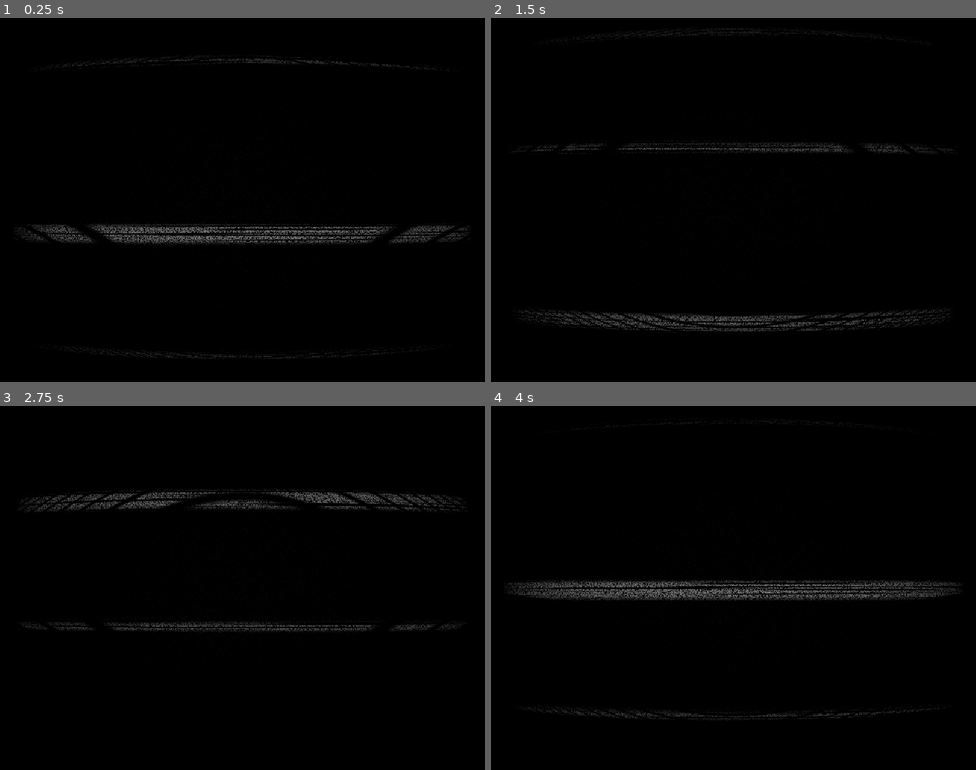
Above: before the commit, frames 1-4 (two rows, left to right).
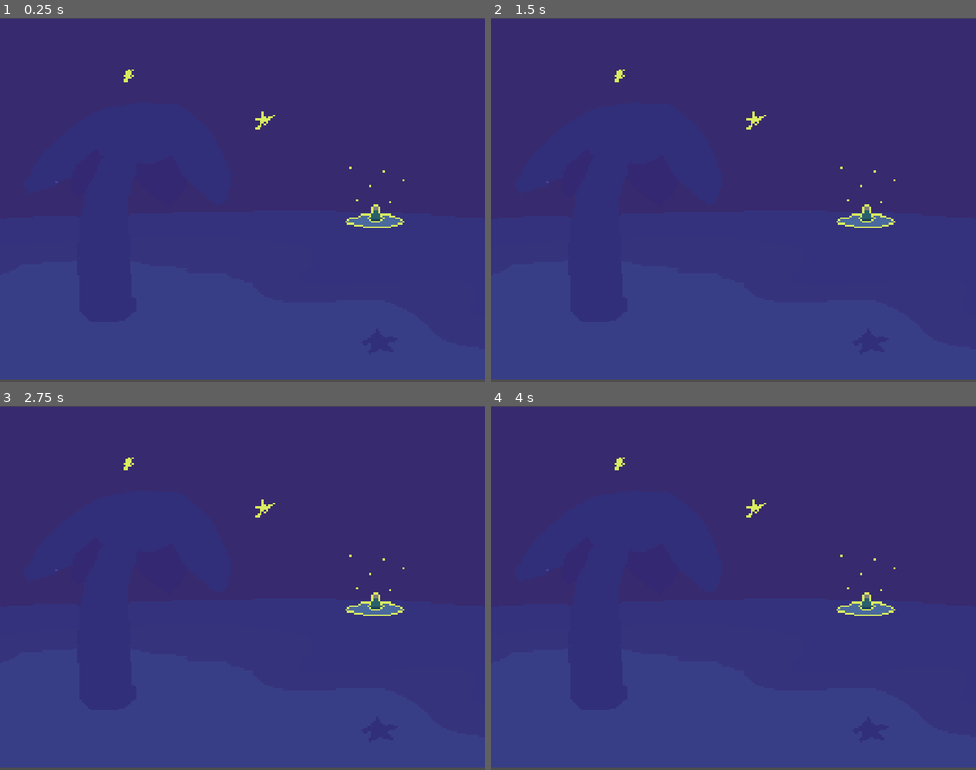
Above: after the commit, the same moments.

Repository: comma-elsewhere/bottled-up
Game: Godot game, scene res://scenes/levels/main_menu.tscn
Two runs of this game, one before a commit and one after it. Both use one fixed random seed, a clock stepped at 60 frames per second and the inputs below. Before the commit the project starts from res://scenes/levels/main.tscn. A sky picture missing from this copy of the repository is replaced by a grey-blue gradient.
Inputs (mouse positions are in pixels of both pictures, inside the frame that each line leads up to):
- Up to frame 1 (0.25 s): no input
- Up to frame 2 (1.5 s): move the mouse to (757, 200) at 0.52 s; hold W (forward) from 0.53 s (still down); tap E (interact) at 0.6 s; tap Space (jump) at 0.77 s; move the mouse to (709, 200) at 1.27 s; tap Shift (sprint) at 1.35 s
- Up to frame 3 (2.75 s): keep holding W (forward); tap Space (jump) at 1.52 s; move the mouse to (252, 580) at 2.02 s; tap E (interact) at 2.1 s
- Up to frame 4 (4 s): keep holding W (forward); move the mouse to (728, 595) at 2.77 s; tap Shift (sprint) at 2.85 s; tap Space (jump) at 3.02, 3.77 s; move the mouse to (767, 591) at 3.52 s; tap E (interact) at 3.6 s

The runs differ from the first frame. In frame 1, 100% of the frame differs, in the area x 0-100%, y 0-100%; in frame 2, 100%; in frame 3, 100%; in frame 4, 100%.

Commit message:
initial menu interface

Diff:
--- a/project.godot
+++ b/project.godot
@@ -11,7 +11,7 @@
 [application]
 
 config/name="Bottled Up"
-run/main_scene="uid://burhuv7o64fhi"
+run/main_scene="uid://dqw0jykn1k8dm"
 config/features=PackedStringArray("4.5", "Forward Plus")
 config/icon="res://icon.svg"
 
@@ -89,3 +89,8 @@
 "events": [Object(InputEventKey,"resource_local_to_scene":false,"resource_name":"","device":-1,"window_id":0,"alt_press …(195 unchanged characters)…
 ]
 }
+exit_game={
+"deadzone": 0.2,
+"events": [Object(InputEventKey,"resource_local_to_scene":false,"resource_name":"","device":-1,"window_id":0,"alt_pressed":false,"shift_pressed":false,"ctrl_pressed":false,"meta_pressed":false,"pressed":false,"keycode":0,"physical_keycode":4194305,"key_label":0,"unicode":0,"location":0,"echo":false,"script":null)
+]
+}
--- a/scenes/levels/main.tscn
+++ b/scenes/levels/game.tscn
@@ -44,7 +44,7 @@
 
 [sub_resource type="WorldBoundaryShape3D" id="WorldBoundaryShape3D_b6bv0"]
 
-[node name="Main" type="Node3D"]
+[node name="island" type="Node3D"]
 
 [node name="DirectionalLight3D" type="DirectionalLight3D" parent="."]
 transform = Transform3D(0.8242447, 0.27093142, -0.4972092, 0.010858141, 0.87037426, 0.4922707, 0.56612986, -0.4111503, 0.7144596, 1.0404911, 13.105618, 0)
@@ -74,6 +74,9 @@
 
 [node name="island" parent="." instance=ExtResource("2_y0acb")]
 metadata/_edit_lock_ = true
+
+[node name="Landscape_001" parent="island" index="0"]
+transform = Transform3D(1, 0, 0, 0, 1, 0, 0, 0, 1, -0.17967987, 0, -0.3915844)
 
 [node name="StaticBody3D" type="StaticBody3D" parent="island/Landscape_001" index="0"]
 input_ray_pickable = false
--- /dev/null
+++ b/scenes/levels/main_menu.tscn
@@ -0,0 +1,107 @@
+[gd_scene load_steps=12 format=3 uid="uid://dqw0jykn1k8dm"]
+
+[ext_resource type="Script" uid="uid://0477tt3kgtlo" path="res://scripts/main_menu.gd" id="1_ekxnf"]
+[ext_resource type="Texture2D" uid="uid://cd5ktml4wyja3" path="res://assets/misc/fondo main.png" id="2_leamy"]
+
+[sub_resource type="StyleBoxEmpty" id="StyleBoxEmpty_7vrkn"]
+
+[sub_resource type="StyleBoxEmpty" id="StyleBoxEmpty_glbon"]
+
+[sub_resource type="StyleBoxEmpty" id="StyleBoxEmpty_06t4h"]
+
+[sub_resource type="StyleBoxEmpty" id="StyleBoxEmpty_jix8l"]
+
+[sub_resource type="StyleBoxEmpty" id="StyleBoxEmpty_fu7sn"]
+
+[sub_resource type="StyleBoxEmpty" id="StyleBoxEmpty_ekxnf"]
+
+[sub_resource type="StyleBoxEmpty" id="StyleBoxEmpty_bqqt6"]
+
+[sub_resource type="StyleBoxEmpty" id="StyleBoxEmpty_wu84c"]
+
+[sub_resource type="StyleBoxEmpty" id="StyleBoxEmpty_8ln24"]
+
+[node name="mainMenu" type="Node2D"]
+position = Vector2(19, 19)
+script = ExtResource("1_ekxnf")
+
+[node name="Sprite2D" type="Sprite2D" parent="."]
+texture_filter = 1
+position = Vector2(416.25003, 220.25)
+scale = Vector2(2.8983333, 2.3775)
+texture = ExtResource("2_leamy")
+
+[node name="MarginContainer" type="MarginContainer" parent="."]
+anchors_preset = 15
+anchor_right = 1.0
+anchor_bottom = 1.0
+offset_left = 722.0
+offset_top = 27.0
+offset_right = 822.0
+offset_bottom = 185.0
+grow_horizontal = 2
+grow_vertical = 2
+
+[node name="VBoxContainer" type="VBoxContainer" parent="MarginContainer"]
+layout_mode = 2
+
+[node name="startButton" type="Button" parent="MarginContainer/VBoxContainer"]
+custom_minimum_size = Vector2(100, 50)
+layout_mode = 2
+theme_override_styles/normal = SubResource("StyleBoxEmpty_7vrkn")
+theme_override_styles/pressed = SubResource("StyleBoxEmpty_glbon")
+theme_override_styles/hover = SubResource("StyleBoxEmpty_06t4h")
+theme_override_styles/hover_pressed = SubResource("StyleBoxEmpty_jix8l")
+theme_override_styles/focus = SubResource("StyleBoxEmpty_fu7sn")
+action_mode = 0
+text = "Start"
+
+[node name="settingButton" type="Button" parent="MarginContainer/VBoxContainer"]
+custom_minimum_size = Vector2(100, 50)
+layout_mode = 2
+theme_override_styles/normal = SubResource("StyleBoxEmpty_7vrkn")
+theme_override_styles/pressed = SubResource("StyleBoxEmpty_glbon")
+theme_override_styles/hover = SubResource("StyleBoxEmpty_06t4h")
+theme_override_styles/hover_pressed = SubResource("StyleBoxEmpty_jix8l")
+theme_override_styles/focus = SubResource("StyleBoxEmpty_fu7sn")
+action_mode = 0
+text = "Settings"
+
+[node name="quitButton" type="Button" parent="MarginContainer/VBoxContainer"]
+custom_minimum_size = Vector2(100, 50)
+layout_mode = 2
+theme_override_styles/normal = SubResource("StyleBoxEmpty_7vrkn")
+theme_override_styles/pressed = SubResource("StyleBoxEmpty_glbon")
+theme_override_styles/hover = SubResource("StyleBoxEmpty_06t4h")
+theme_override_styles/hover_pressed = SubResource("StyleBoxEmpty_jix8l")
+theme_override_styles/focus = SubResource("StyleBoxEmpty_fu7sn")
+action_mode = 0
+text = "Quit"
+
+[node name="MarginContainer2" type="MarginContainer" parent="."]
+visible = false
+offset_left = 94.0
+offset_top = 86.0
+offset_right = 476.0
+offset_bottom = 364.0
+theme_override_constants/margin_top = 0
+
+[node name="ColorRect" type="ColorRect" parent="MarginContainer2"]
+layout_mode = 2
+color = Color(0.22839099, 0.191502, 0.4402763, 1)
+
+[node name="MarginContainer" type="MarginContainer" parent="MarginContainer2"]
+layout_mode = 2
+size_flags_horizontal = 8
+size_flags_vertical = 0
+theme_override_constants/margin_top = 10
+theme_override_constants/margin_right = 10
+
+[node name="closeSettingsButton" type="Button" parent="MarginContainer2/MarginContainer"]
+custom_minimum_size = Vector2(50, 50)
+layout_mode = 2
+theme_override_styles/normal = SubResource("StyleBoxEmpty_ekxnf")
+theme_override_styles/pressed = SubResource("StyleBoxEmpty_bqqt6")
+theme_override_styles/hover = SubResource("StyleBoxEmpty_wu84c")
+theme_override_styles/focus = SubResource("StyleBoxEmpty_8ln24")
+text = "X"
--- /dev/null
+++ b/scripts/main_menu.gd
@@ -0,0 +1,26 @@
+extends Node
+
+@onready var start_button = $MarginContainer/VBoxContainer/startButton
+@onready var settings_button = $MarginContainer/VBoxContainer/settingButton
+@onready var quit_button = $MarginContainer/VBoxContainer/quitButton
+@onready var close_settings_button = $MarginContainer2/MarginContainer/closeSettingsButton
+@onready var settings_window = $MarginContainer2
+
+func _ready():
+	start_button.pressed.connect(_on_start_pressed)
+	settings_button.pressed.connect(_on_settings_pressed)
+	quit_button.pressed.connect(_on_quit_pressed)
+	close_settings_button.pressed.connect(_on_settings_closed)
+
+
+func _on_start_pressed():
+	get_tree().change_scene_to_file("res://scenes/levels/game.tscn")
+
+func _on_settings_pressed():
+	settings_window.visible = true
+
+func _on_quit_pressed():
+	get_tree().quit()
+
+func _on_settings_closed():
+	settings_window.visible = false
--- a/scripts/player.gd
+++ b/scripts/player.gd
@@ -38,6 +38,10 @@
 	if Input.is_action_just_pressed("interact") and pick_item:
 		pick_item.reparent(get_tree().current_scene)
 		pick_item = null
+
+	#exit game for debug! :D
+	if Input.is_action_just_pressed("exit_game"):
+		get_tree().quit()
 
 func _unhandled_input(event: InputEvent) -> void:
 	#Handle head rotation
Binary file added: assets/misc/fondo main.png
Not shown, added: assets/misc/fondo main.png.import
Not shown, added: scripts/main_menu.gd.uid
Not shown, added: scenes/levels/main_menu.tscn9884843402.tmp
